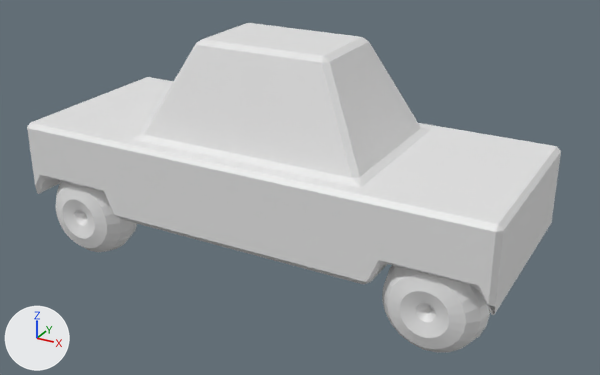
A saved change to the FBX model Assets/Meshes/Car.fbx.
The view is the same before and after, from a 50 mm lens placed at (16.06, -5.1, 3.24), pointed at (13.06, 0.36, 0.51). Lighting does not change. The marker at lower left points along +X, +Y and +Z. Materials are left out; every surface is plain grey. Vertices at the same position are counted once.

Names of what the first picture shows: 'Car Base', 'wheels'.
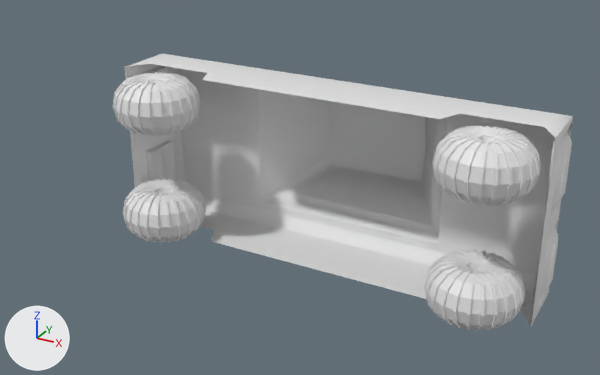
Location of each change, (x1, y1, x2, y2) in pixels of the pictures (600 x 375 px):
'Car Base', reshaped, moved, rescaled (16% narrower, 7% shorter): before (27, 23, 561, 315); after (124, 54, 573, 326)
'wheels', reshaped, moved, turned, rescaled: before (56, 182, 490, 353); after (424, 249, 525, 331)
'wheels.002', added: after (432, 126, 541, 206)
'wheels.003', added: after (112, 72, 201, 136)
'wheels.001', added: after (123, 178, 206, 243)
part 1 of me_cube_006, rebuilt (16% narrower, 7% shorter): before (27, 23, 561, 315); after (124, 54, 573, 326)
part 3 of me_torus_006, added: after (424, 249, 525, 331)
part 4 of me_torus_006, deleted: before (56, 182, 137, 252)
part 5 of me_torus_006, deleted: before (382, 265, 490, 353)

The edits, one by one:
me_torus_006 is used by ob_wheels; location (11.667, -0.525, 0.373); rotation (1.571, 0.0, 0.0), in degrees (90, 0, 0); scale (2.8, 2.8, 3.11).
me_torus_006 had 1104 vertices, 1104 faces and spanned x -0.129..1.166, y -0.13..0.13, z -0.402..0.07.
me_torus_006 now has 989 vertices, 966 faces and spans x 2.522..3.279, y -0.379..0.379, z -1.262..-0.806.
me_torus_006 part 3: 989 vertices added at x 2.522..3.279, y -0.379..0.379, z -1.262..-0.806.
me_torus_006 part 4: 552 vertices removed from x -0.129..0.13, y -0.13..0.13, z -0.402..0.07.
me_torus_006 part 5: 552 vertices removed from x 0.908..1.166, y -0.13..0.13, z -0.402..0.07.
me_cube_006 is used by ob_car_base; location (14.686, 0.001, 0.784); scale (1.0, 1.11, 1.0).
me_cube_006 had 156 vertices, 170 faces and spanned x -3.46..0.32, y -0.69..0.69, z -0.55..1.05.
me_cube_006 now has 437 vertices, 441 faces and spans x -3.48..0.36, y -0.55..1.05, z -0.76..0.76.
me_cube_006 part 1: the loose piece of 155 vertices spanning x -3.46..0.32, y -0.69..0.69, z -0.32..1.05 is rebuilt with 436 vertices and now spans x -3.48..0.36, y -0.32..1.05, z -0.76..0.76.
me_cube_006 part 2: the surface is now shaded smooth.
Mesh me_torus_011 is new.
It has 989 vertices, 966 faces and spans x 2.522..3.279, y -0.379..0.379, z -1.262..-0.806.
Object 'wheels' (ob_wheels) turns from (90, 0, 0) to (0, 0, 0) degrees about x, y and z.
Object 'wheels' (ob_wheels) is rescaled from (2.8, 2.8, 3.11) to (1.0, 1.0, 1.0).
Object 'wheels' (ob_wheels) moves from (11.667, -0.525, 0.373) to (11.667, 0.371, 1.02).
Object 'Car Base' (ob_car_base) is rescaled from (1.0, 1.11, 1.0) to (1.0, 1.0, 1.0).
Object 'Car Base' (ob_car_base) moves from (14.686, 0.001, 0.784) to (14.686, 0.781, 0.494).
Object 'wheels.002' (ob_wheels_002) is new; it shows me_torus_011.
Its location is (11.667, 0.371, 2.043).
Object 'wheels.003' (ob_wheels_003) is new; it shows a copy of me_torus_011.
Its location is (8.735, 0.371, 2.043).
Object 'wheels.001' (ob_wheels_001) is new; it shows a copy of me_torus_011.
Its location is (8.735, 0.371, 1.02).
